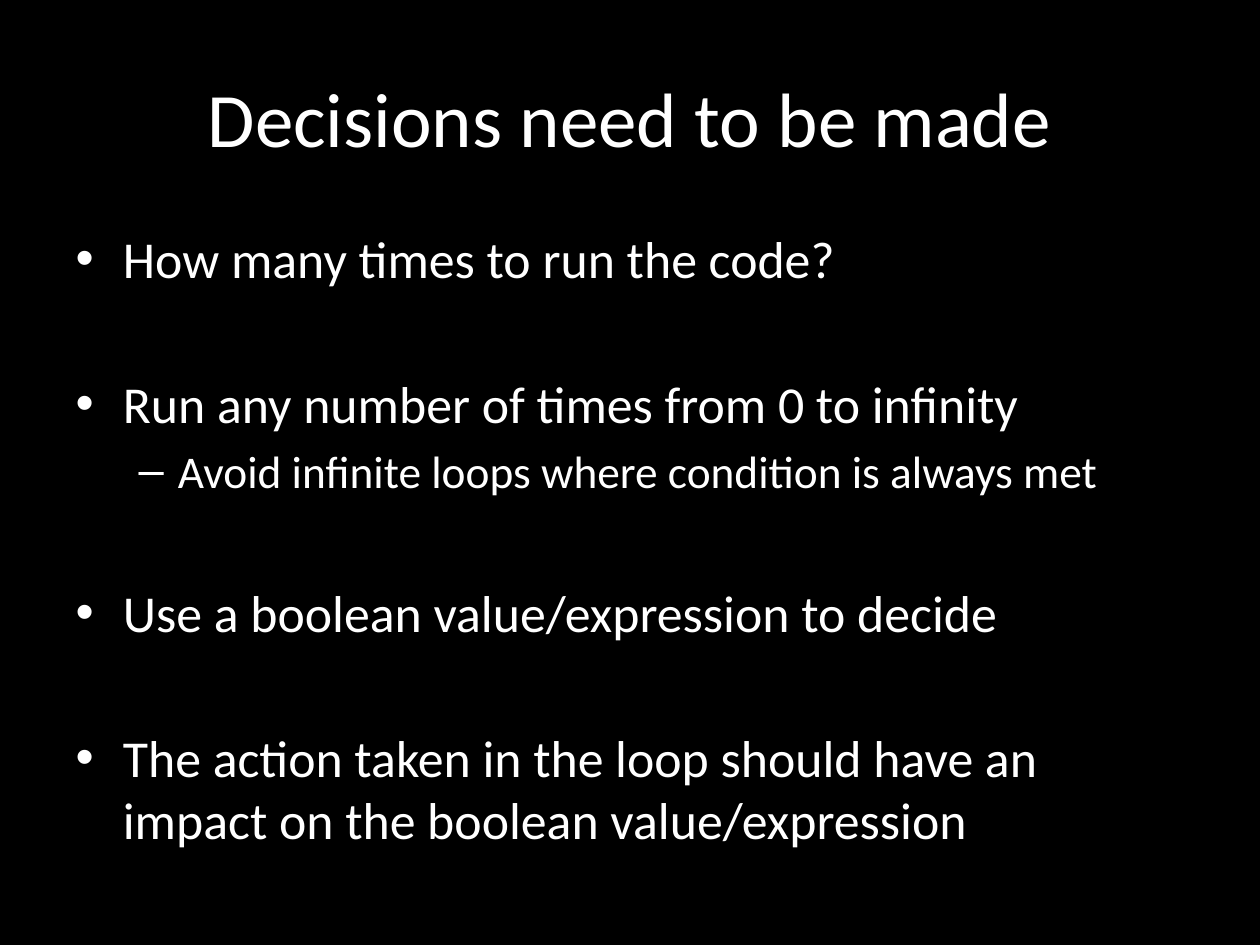
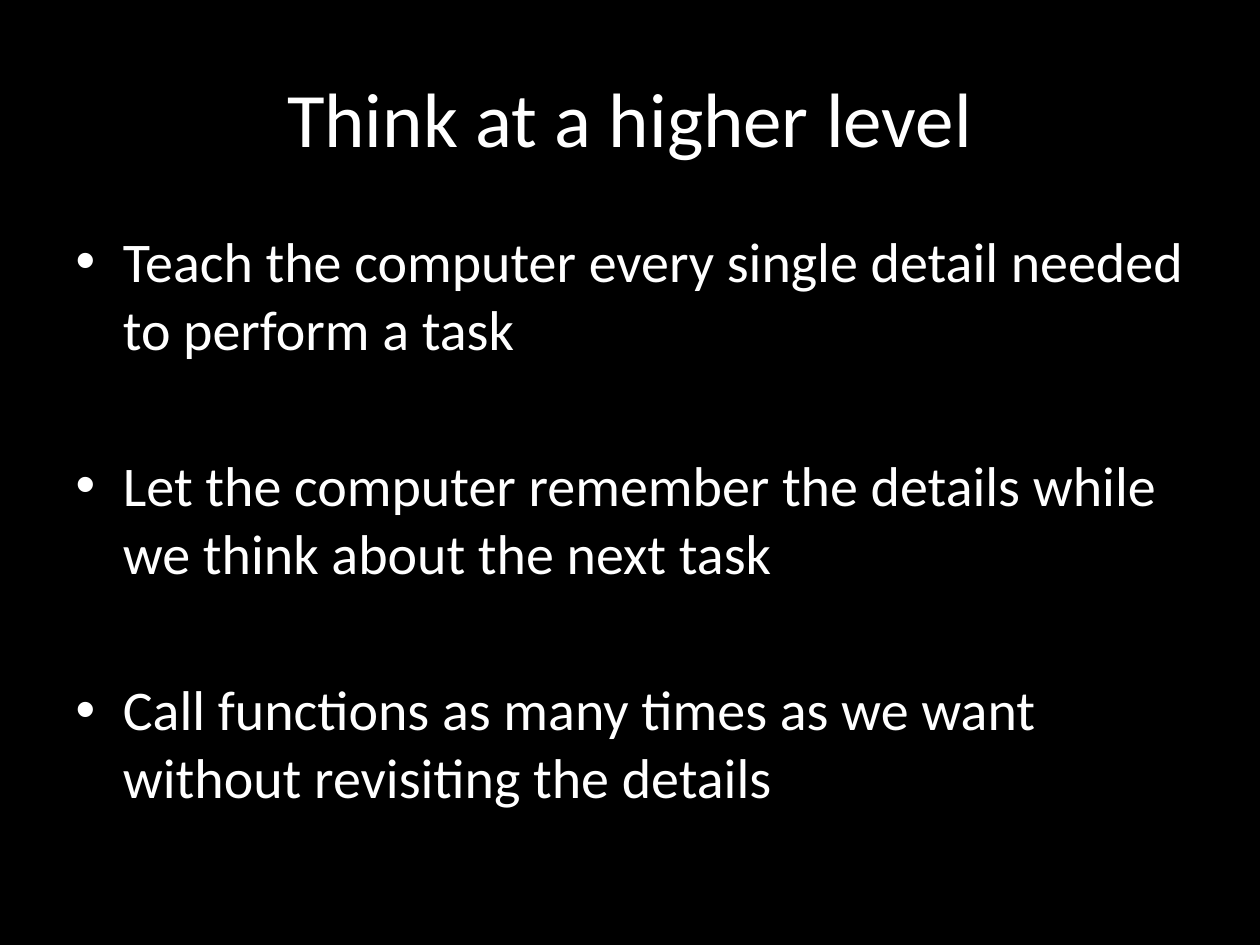
Before and after one commit to jessehartloff/CourseWebsite, a slide deck: slide 11 of content/cse115/media/115Slides/3-Functions.pptx (slide 9 before the commit). Drawn at 1260x945 pixels with LibreOffice and Linux fonts; fonts in the diff are those of the drawing. Boxes give left, top, right and bottom in pixels: in the first picture for what was removed or moved away, otherwise in the second. Text is boxed around its words. In the diff, an @@ line names an element or a change of style, - is before the commit and + after.

Commit message:
add function slides

```diff
--- a/content/cse115/media/115Slides/3-Functions.pptx
+++ b/content/cse115/media/115Slides/3-Functions.pptx
@@ title at <box>287,93,972,161</box>: text changed @@
-Decisions need to be made
+Think at a higher level
@@ text at <box>123,243,1183,808</box>: text changed; size 29.6 to 32 pt @@
-• How many times to run the code?
-• Run any number of times from 0 to infinity
-  – Avoid infinite loops where condition is always met
-• Use a boolean value/expression to decide
-• The action taken in the loop should have an impact on the boolean value/expression
-• Optional code may contain more loops
+• Teach the computer every single detail needed to perform a task
+• Let the computer remember the details while we think about the next task
+• Call functions as many times as we want without revisiting the details
```
Also in this commit, not shown: 2 other slides changed, 11 slides added, 7 slides removed, 1 other file.
